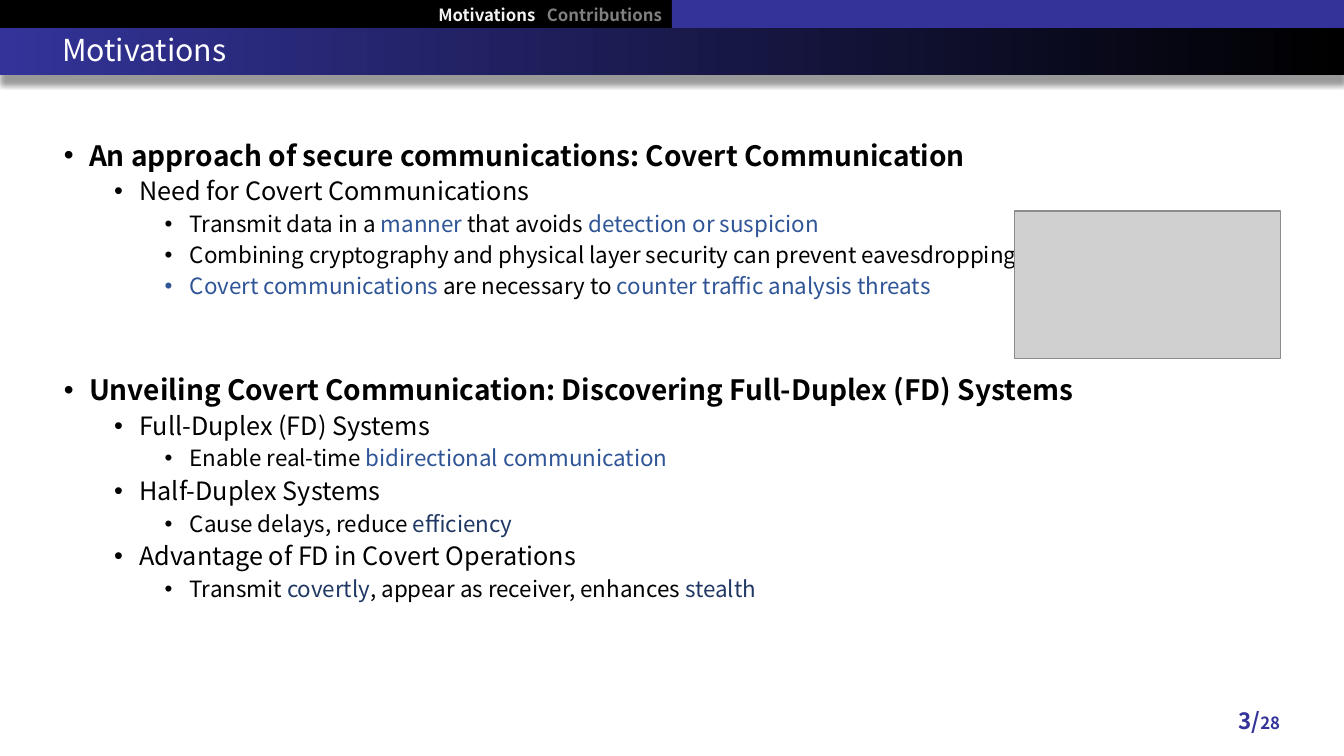
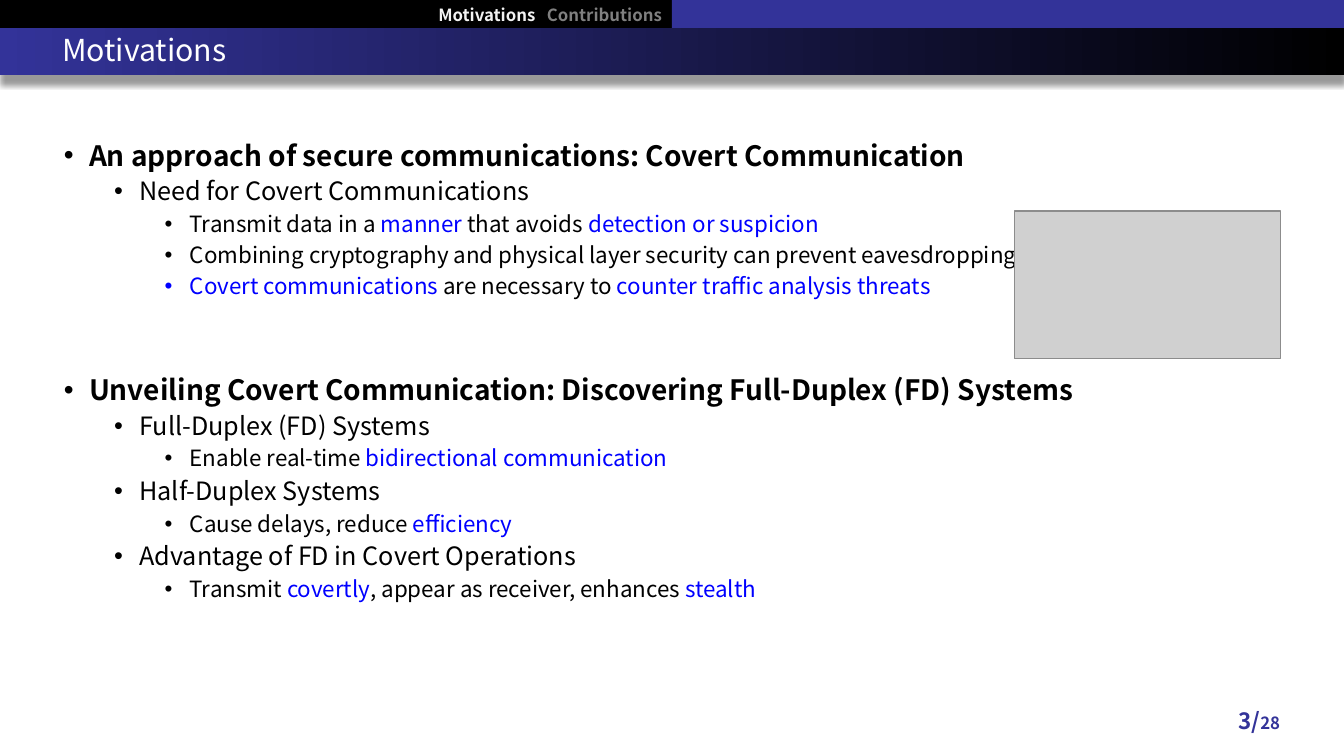
Before and after one commit to RefatHanbat/Presentation-of-SDM, a slide deck: slide 3 of New Problem/Thesis Defense slide.pptx. Drawn at 1344x756 pixels with LibreOffice and Linux fonts; fonts in the diff are those of the drawing; grey boxes stand for pictures. Boxes give left, top, right and bottom in pixels: in the first picture for what was removed or moved away, otherwise in the second. Text is boxed around its words. In the diff, an @@ line names an element or a change of style, - is before the commit and + after.

```diff
--- a/New Problem/Thesis Defense slide.pptx
+++ b/New Problem/Thesis Defense slide.pptx
@@ text at bbox=[190, 214, 930, 603]: text colour #2F5597 to #0000FF in "manner detection or suspicion", "Covert communications counter traffic analysis threats", "bidirectional communication"; text colour #203864 to #0000FF in "efficiency", "covertly, stealth" @@
```
Also in this commit, not shown: 5 other slides changed.
